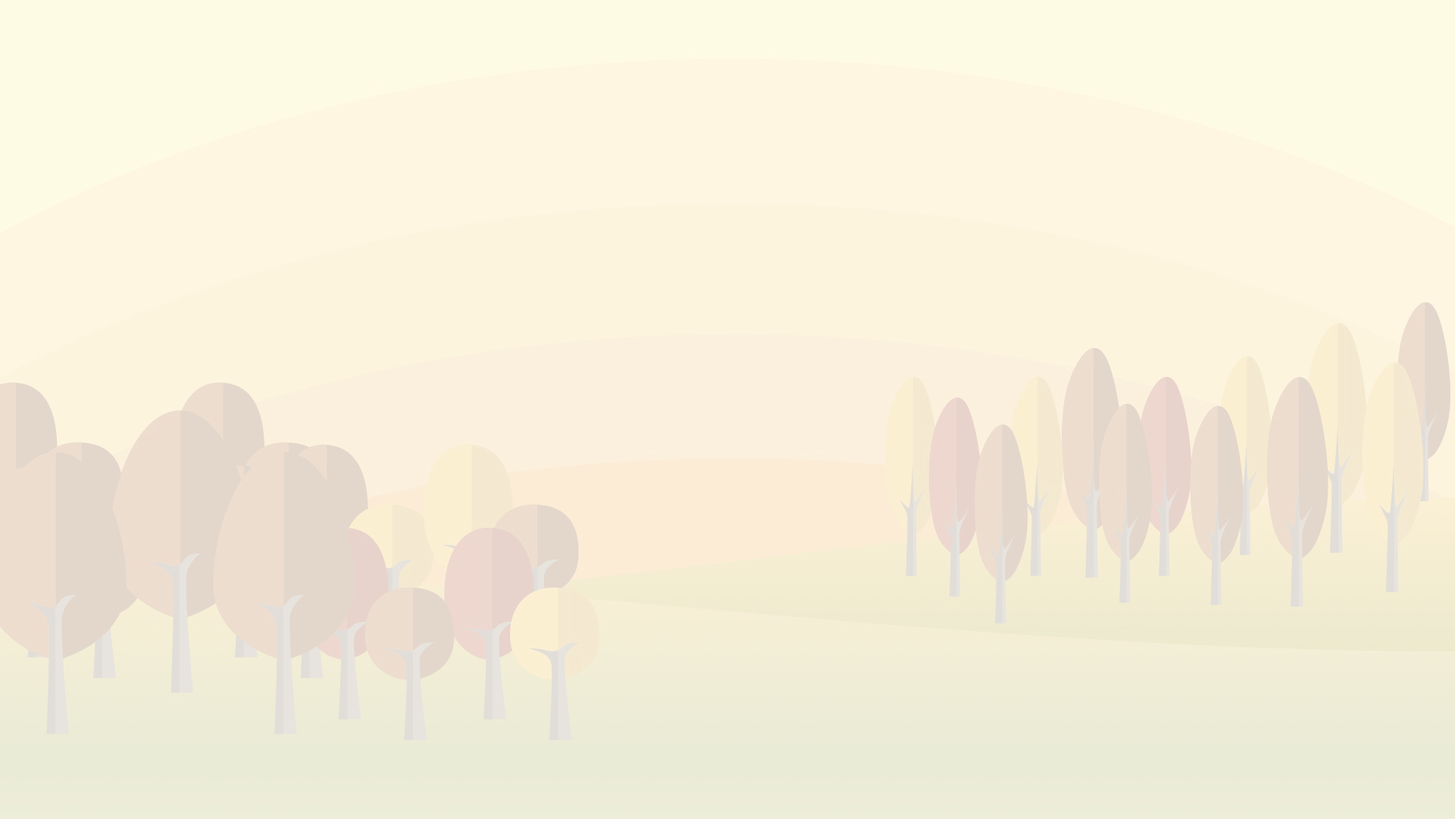
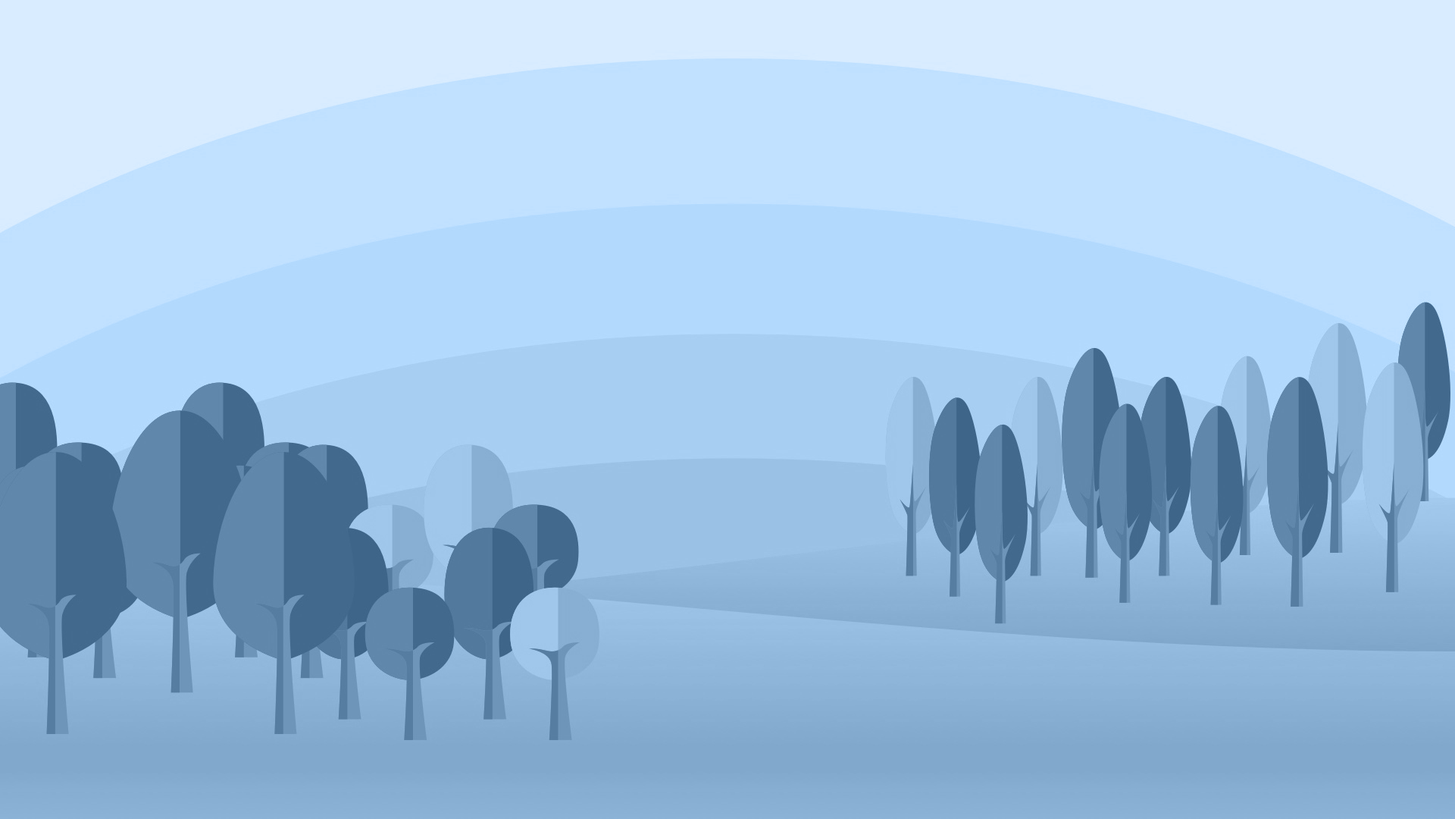
Layer changes from the first 1455×819 image to the second:
"Layer 1": blend screen → color, painted on it over [0, 0, 1455, 819]
